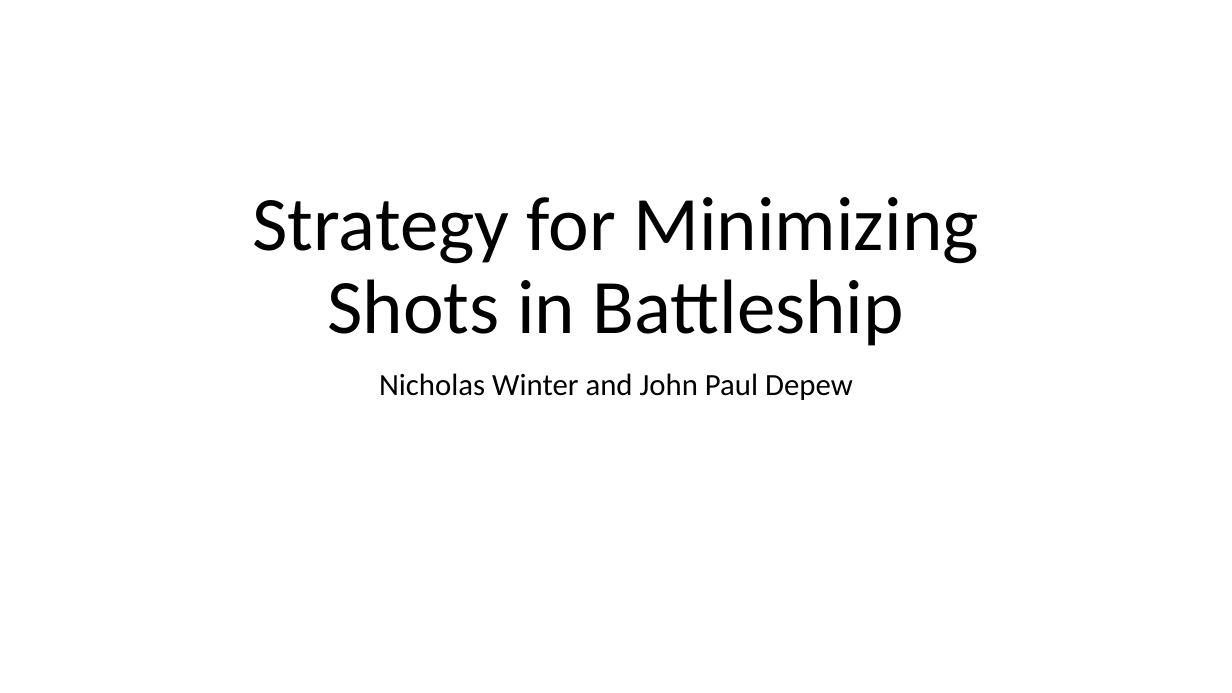
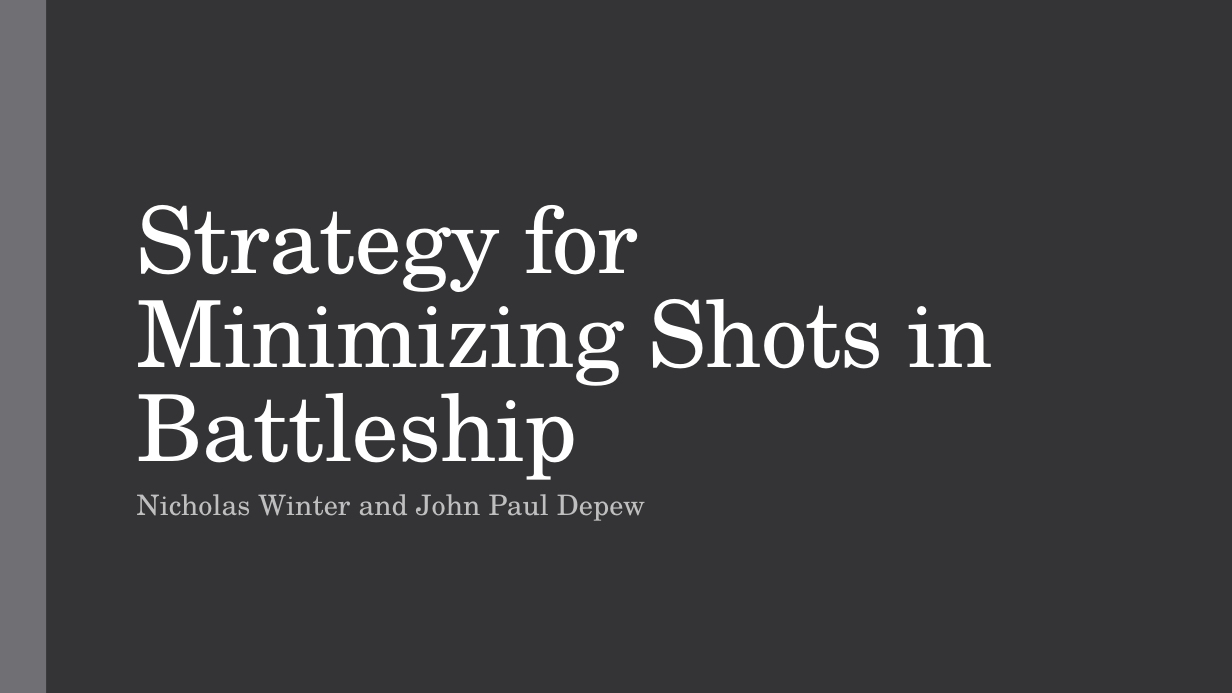
Before and after one commit to JPDepew/BattleShip, a slide deck: slide 1 of Presentation.pptx. Drawn at 1232x693 pixels with LibreOffice and Linux fonts; fonts in the diff are those of the drawing. Boxes give left, top, right and bottom in pixels: in the first picture for what was removed or moved away, otherwise in the second. Text is boxed around its words. In the diff, an @@ line names an element or a change of style, - is before the commit and + after.

```diff
--- a/Presentation.pptx
+++ b/Presentation.pptx
@@ background #FFFFFF to #353537 @@
@@ rectangle added at <box>0,0,46,693</box>, fill #6F6F74 @@
@@ title "Strategy for Minimizing Shots in ...": place and size @@
-title "Strategy for Minimizing Shots in ..." at <box>253,197,978,346</box>
+title "Strategy for Minimizing Shots in ..." at <box>137,205,993,480</box>
@@ title "Strategy for Minimizing Shots in ..." at <box>137,205,993,480</box>: size 60 to 72 pt, font Calibri to TeX Gyre Schola, text colour #000000 to #FFFFFF, letter spacing 0 to -0.5 pt; alignment centre to left; line spacing 0.9 to 0.85 @@
@@ subtitle "Nicholas Winter and John Paul ...": place and size @@
-subtitle "Nicholas Winter and John Paul ..." at <box>379,373,853,400</box>
+subtitle "Nicholas Winter and John Paul ..." at <box>137,494,645,521</box>
@@ subtitle "Nicholas Winter and John Paul ..." at <box>137,494,645,521</box>: size 24 to 22 pt, font Calibri to TeX Gyre Schola, text colour #000000 to #BFBFBF, letter spacing 0 to 0.1 pt; alignment centre to left; line spacing 0.9 to 0.95; more space between paragraphs @@
```
Also in this commit, not shown: 2 other slides changed, 1 slide added.
